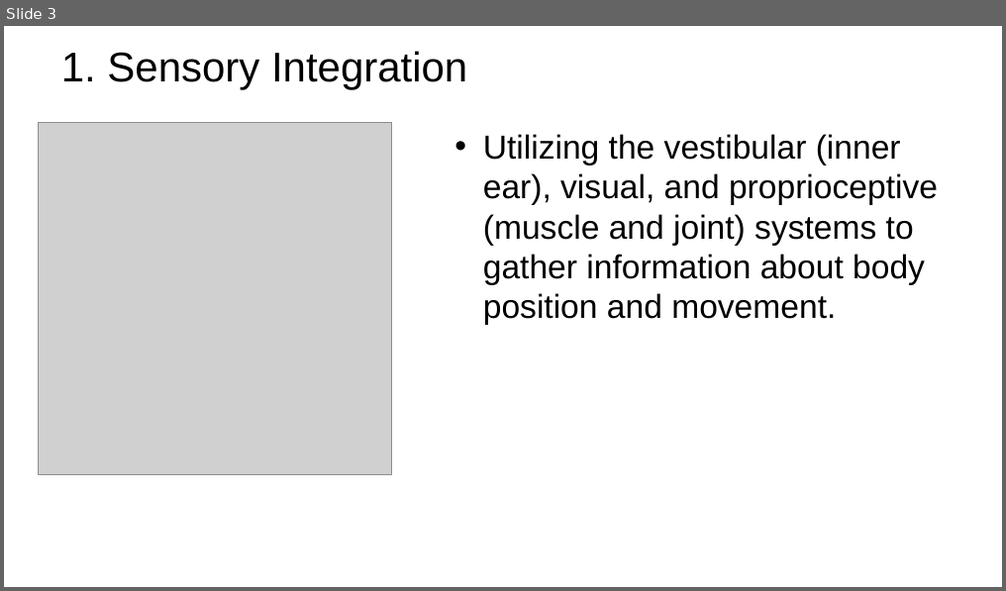
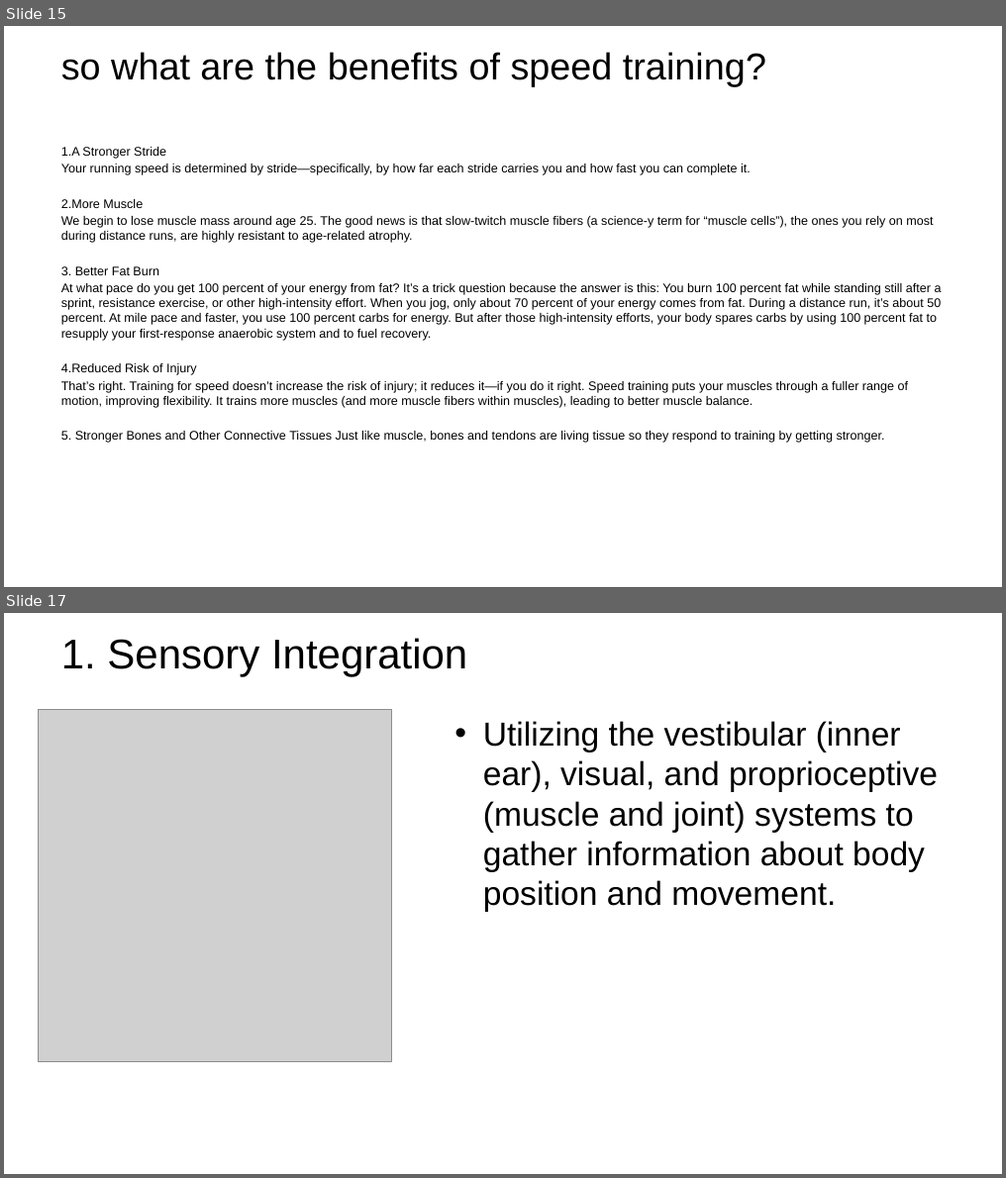
Before and after one commit to troy600/DSA, a slide deck: speedandtraining.pptx. Shown one above the other, each under a label of ours: slide 3 before the commit, slides 15 and 17 after it; the slides between them are not shown. The pictures are 1006x591 and 1006x1178 pixels, drawn with LibreOffice and Linux fonts; fonts in the diff are those of the drawing; grey boxes stand for pictures; background and template pictures are left out. Boxes give left, top, right and bottom in pixels: in the first picture for what was removed or moved away, otherwise in the second. Text is boxed around its words. In the diff, an @@ line names an element or a change of style, - is before the commit and + after.

Commit message:
uadded speed training still not enough

```diff
--- a/speedandtraining.pptx
+++ b/speedandtraining.pptx
@@ slide 15 added at [4,26,1002,587], background picture (left out) @@
@@ title added at [61,52,766,87], 36 pt, text #000000 @@
+so what are the benefits of speed training?
@@ text added at [61,147,942,443], 12 pt, text #000000 @@
+1.A Stronger Stride
+Your running speed is determined by stride—specifically, by how far each stride carries you and how fast you can complete it.
+2.More Muscle
+We begin to lose muscle mass around age 25. The good news is that slow-twitch muscle fibers (a science-y term for “muscle cells”), the ones you rely on most during distance runs, are highly resistant to age-related atrophy.
+3. Better Fat Burn
+At what pace do you get 100 percent of your energy from fat? It’s a trick question because the answer is this: You burn 100 percent fat while standing still after a sprint, resistance exercise, or other high-intensity effort. When you jog, only about 70 percent of your energy comes from fat. During a distance run, it’s about 50 percent. At mile pace and faster, you use 100 percent carbs for energy. But after those high-intensity efforts, your body spares carbs by using 100 percent fat to resupply your first-response anaerobic system and to fuel recovery.
+4.Reduced Risk of Injury
+That’s right. Training for speed doesn’t increase the risk of injury; it reduces it—if you do it right. Speed training puts your muscles through a fuller range of motion, improving flexibility. It trains more muscles (and more muscle fibers within muscles), leading to better muscle balance.
+5. Stronger Bones and Other Connective Tissues Just like muscle, bones and tendons are living tissue so they respond to training by getting stronger.
@@ what was slide 3 is now slide 17 @@
```
Also in this commit, not shown: 13 other slides added.
